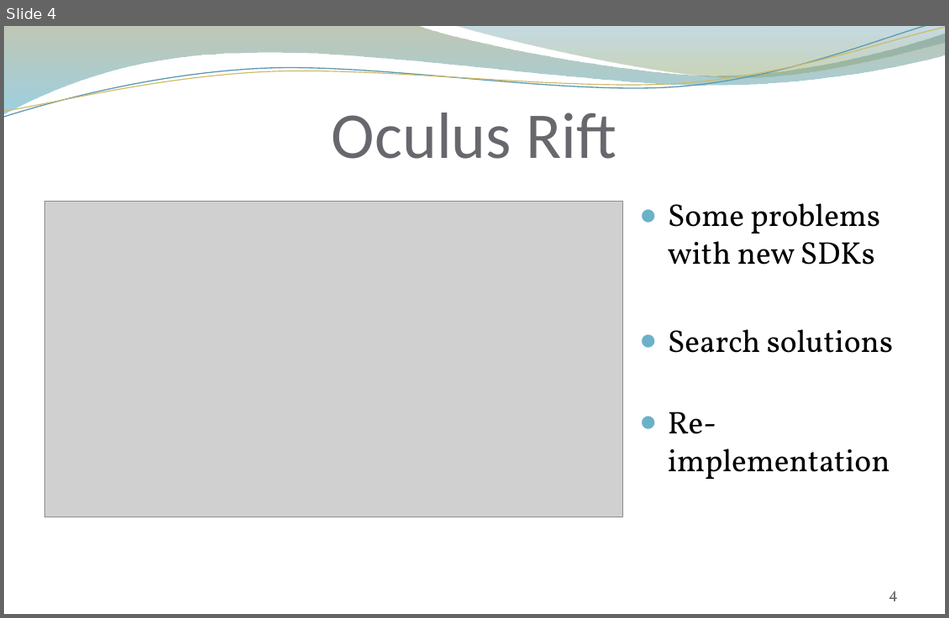
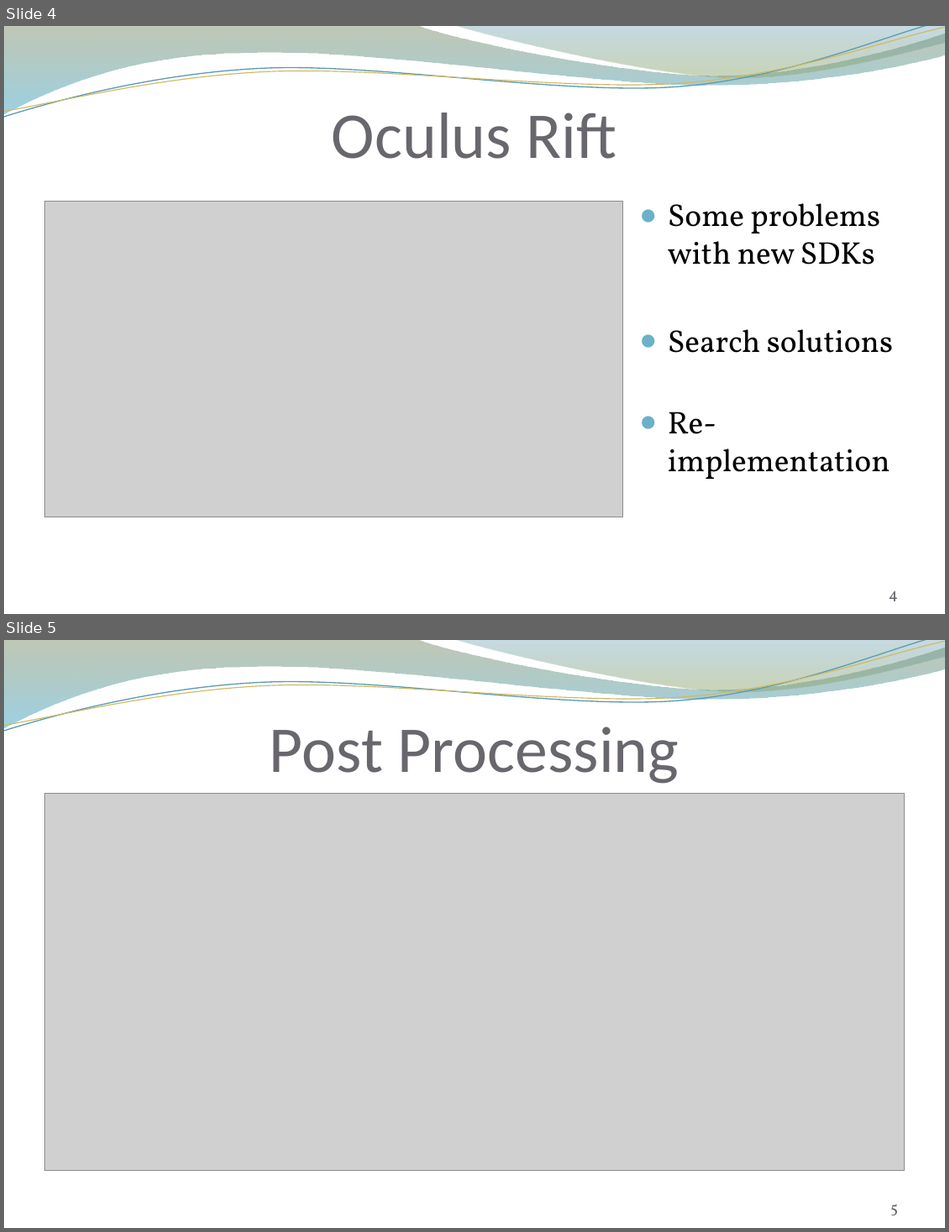
Before and after one commit to andreasdietze/Rift-WingsuitV2, a slide deck: Präsentationen/Zwischenpräsentation 16.06/Project proposal update 06.16 - Rift Wingsuit V2.pptx. Shown one above the other, each under a label of ours: slide 4 before the commit, slides 4 and 5 after it. The pictures are 949x618 and 949x1232 pixels, drawn with LibreOffice and Linux fonts; fonts in the diff are those of the drawing; grey boxes stand for pictures; background and template pictures are left out. Boxes give left, top, right and bottom in pixels: in the first picture for what was removed or moved away, otherwise in the second. Text is boxed around its words. In the diff, an @@ line names an element or a change of style, - is before the commit and + after.

```diff
--- a/Präsentationen/Zwischenpräsentation 16.06/Project proposal update 06.16 - Rift Wingsuit V2.pptx
+++ b/Präsentationen/Zwischenpräsentation 16.06/Project proposal update 06.16 - Rift Wingsuit V2.pptx
@@ slide 5 added at (4,640,945,1228), background picture (left out); not listed: 4 template elements that a slide beside it also shows @@
@@ title added at (269,727,679,784), 50 pt, text #69676D @@
+Post Processing
@@ picture added at (44,794,904,1171) @@
@@ page number added at (890,1204,898,1215), 12 pt, text #646268 @@
+5
```
Also in this commit, not shown: 4 slides changed, 1 other slide added, 1 slide removed.
